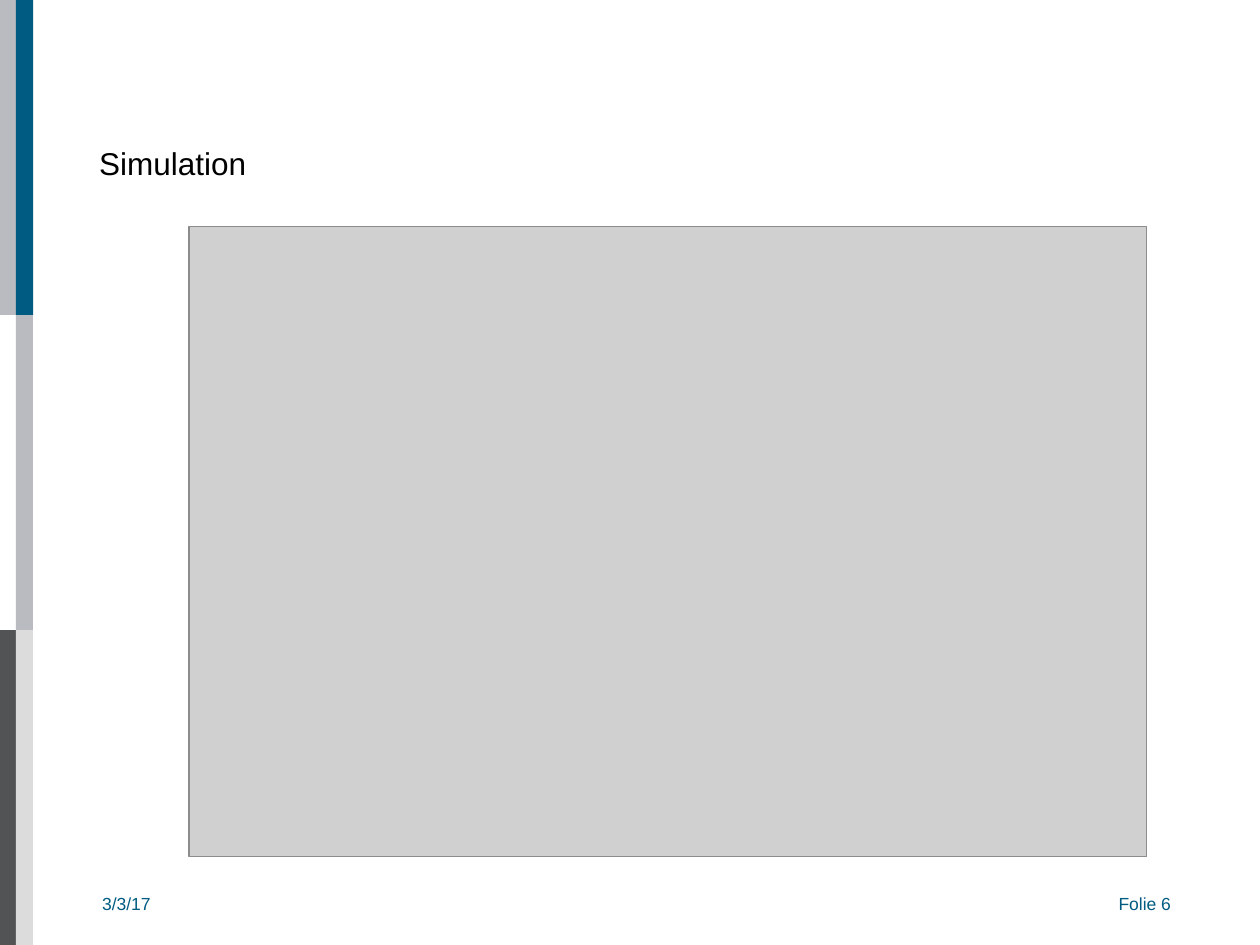
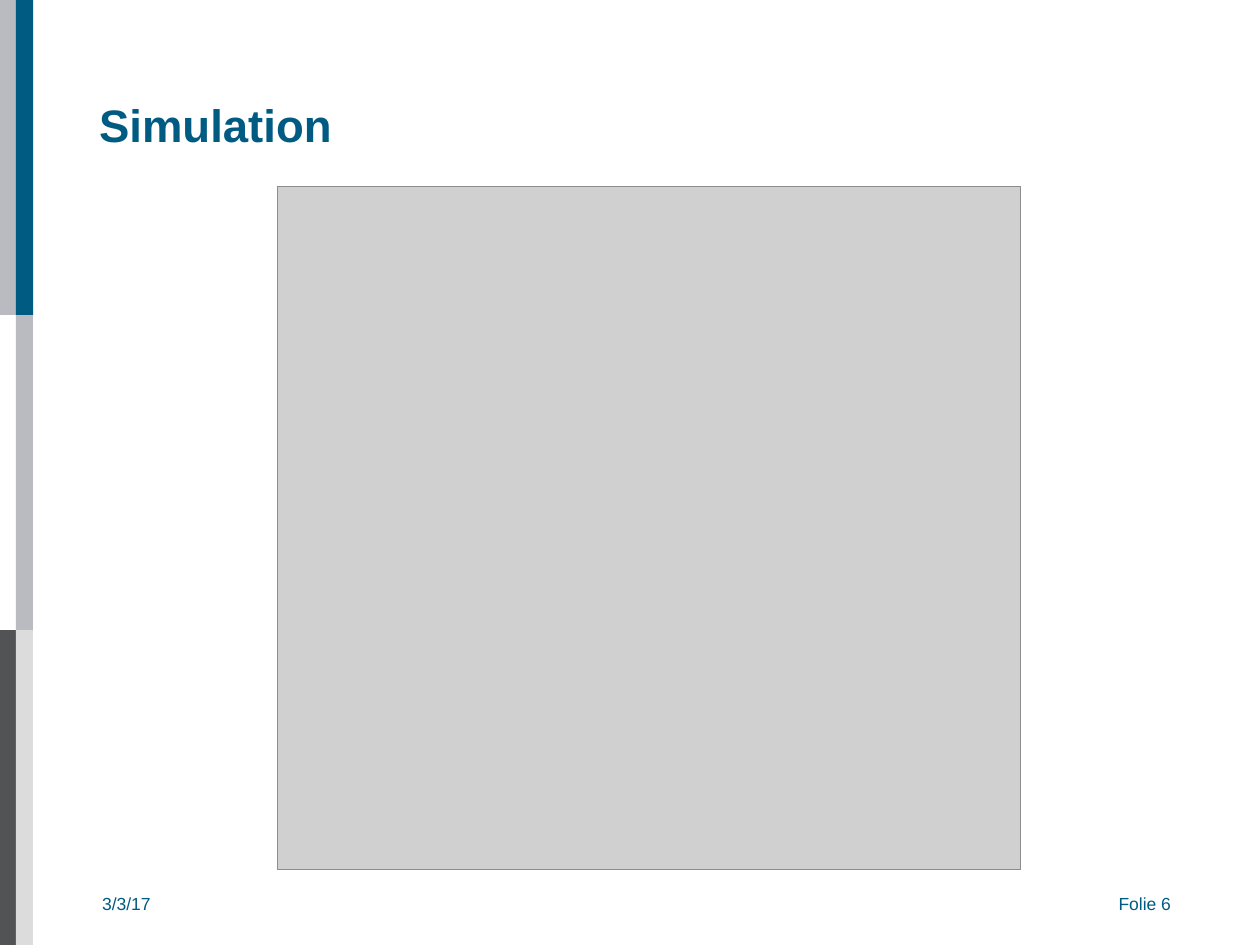
Before and after one commit to AlexAksentyev/EDM, a slide deck: slide 6 of Reports/CM/CM_proto.odp. Drawn at 1260x945 pixels with LibreOffice and Linux fonts; fonts in the diff are those of the drawing; grey boxes stand for pictures; background and template pictures are left out. Boxes give left, top, right and bottom in pixels: in the first picture for what was removed or moved away, otherwise in the second. Text is boxed around its words. In the diff, an @@ line names an element or a change of style, - is before the commit and + after.

```diff
--- a/Reports/CM/CM_proto.odp
+++ b/Reports/CM/CM_proto.odp
@@ title "Simulation" at <box>99,109,331,143</box>: size 18 to 26 pt, text colour #000000 to #005B82, bold on @@
@@ picture: place and size @@
-picture at <box>189,227,1147,857</box>
+picture at <box>277,186,1021,869</box>
```
Also in this commit, not shown: 6 other slides changed, 1 slide added, 1 slide removed, 13 other files.
